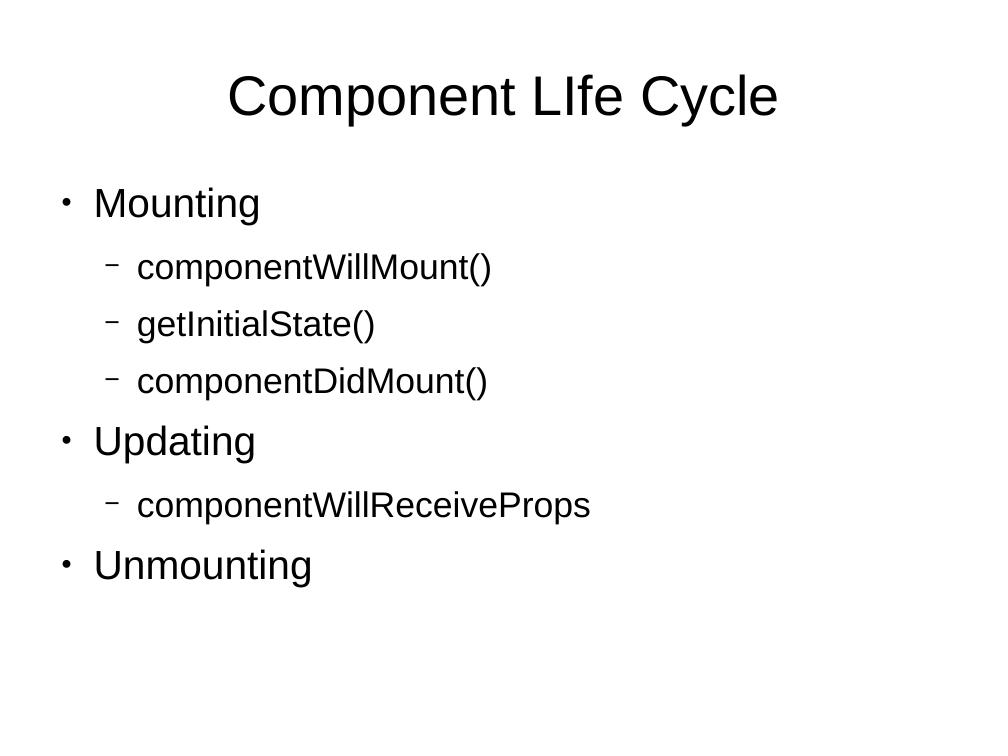
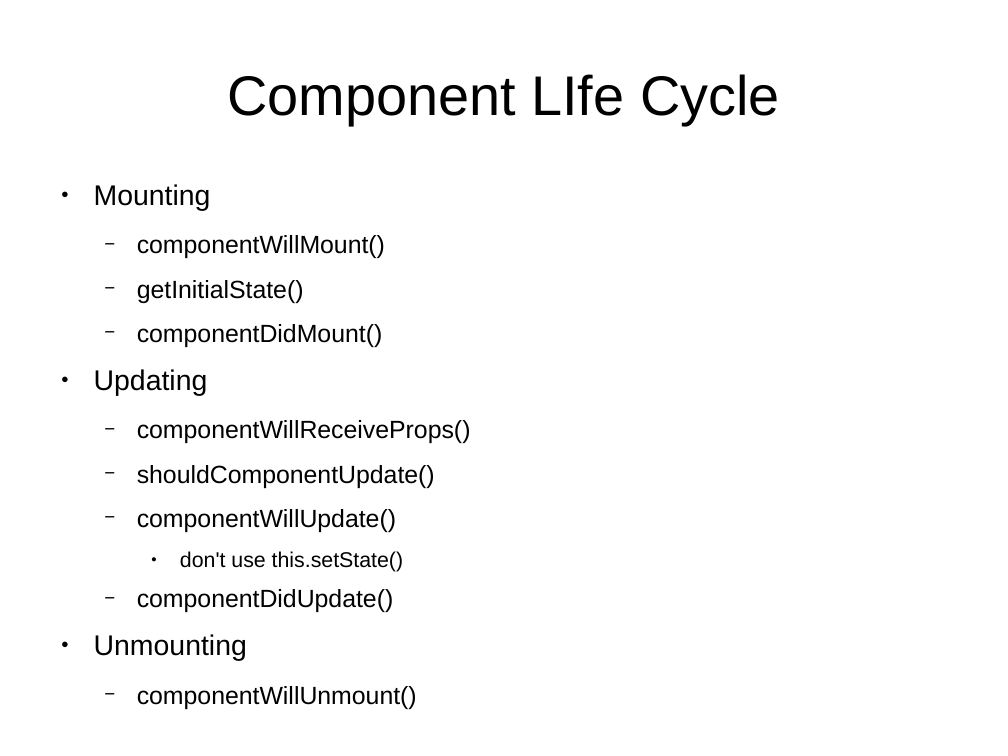
Before and after one commit to sallop/til, a slide deck: slide 15 of react入門.odp. Drawn at 1008x756 pixels with LibreOffice and Linux fonts; fonts in the diff are those of the drawing. Boxes give left, top, right and bottom in pixels: in the first picture for what was removed or moved away, otherwise in the second. Text is boxed around its words. In the diff, an @@ line names an element or a change of style, - is before the commit and + after.

```diff
--- a/react入門.odp
+++ b/react入門.odp
@@ text at [94, 184, 385, 661]: size 32 to 22.4 pt in "Mounting", "Updating", "Unmounting"; size 28 to 19.6 pt in "componentWillMount()", "getInitialState()", "componentDidMount()" @@
@@ text at [137, 420, 471, 612]: text changed; size 28 to 19.6 pt @@
-  − componentWillReceiveProps
+  − componentWillReceiveProps()
+  − shouldComponentUpdate()
+  − componentWillUpdate()
+    ● don't use this.setState()
+  − componentDidUpdate()
@@ text at [137, 686, 417, 709]: paragraph added @@
+  − componentWillUnmount()
```
Also in this commit, not shown: 2 other slides changed, 1 slide added.
